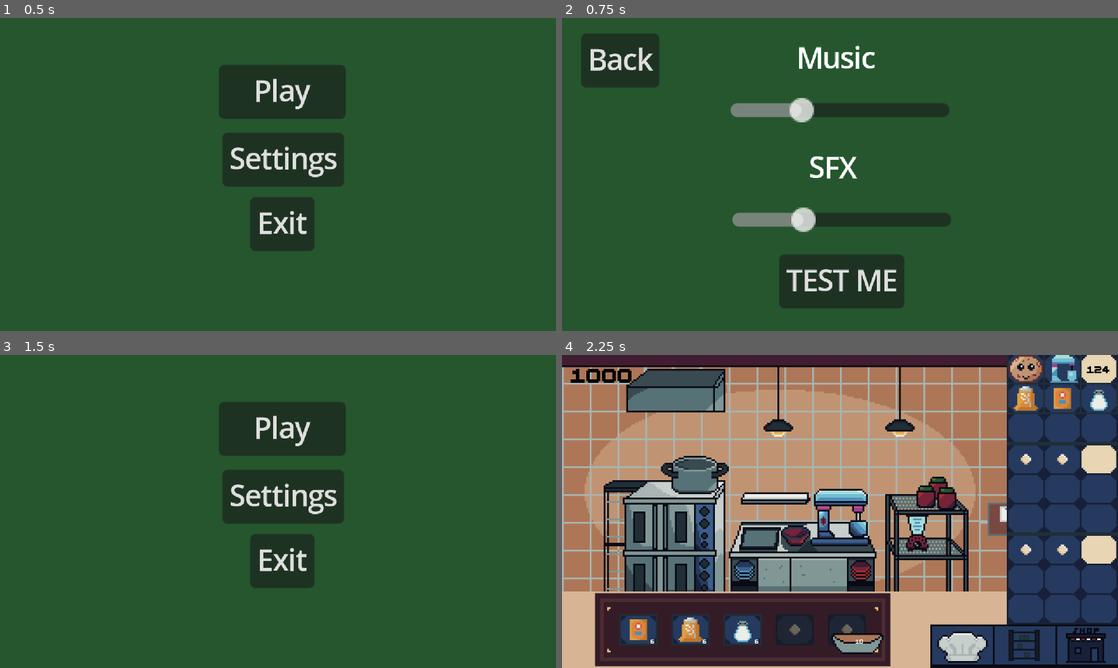
Above: before the commit, frames 1-4 (two rows, left to right).
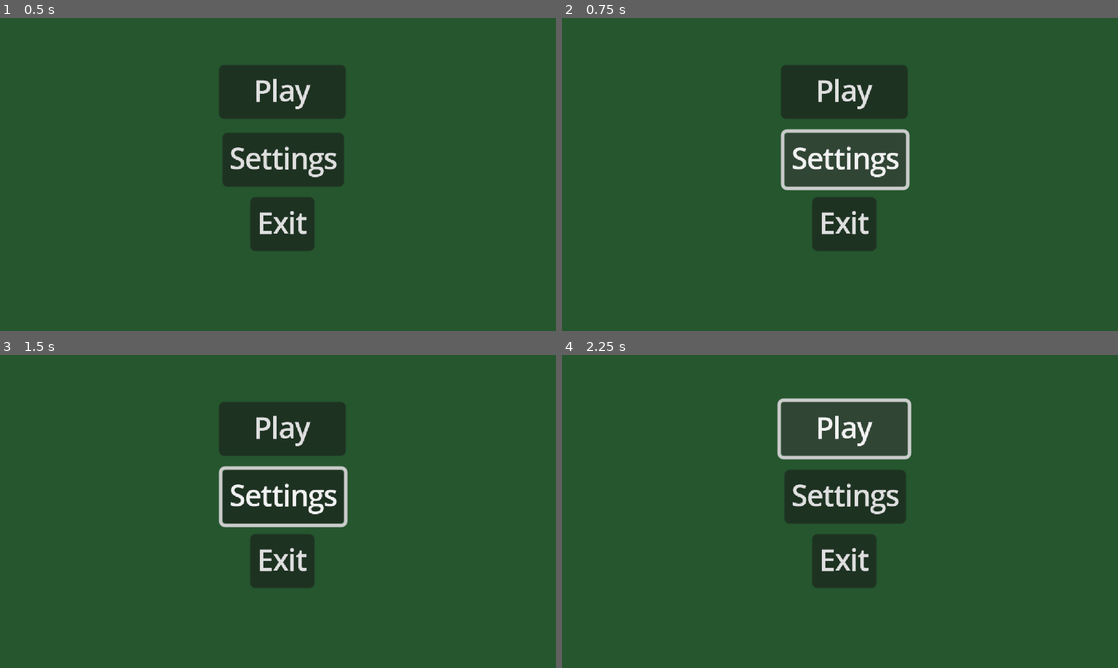
Above: after the commit, the same moments.

Repository: amusci/sweet-treat
Game: Godot game, scene res://Scenes/Areas/UIScenes/title_screen.tscn
Same seed, same stepped clock (60 frames per second), same inputs: the game is played once before the commit and once after it.
Inputs (mouse positions are in pixels of both pictures, inside the frame that each line leads up to):
- Up to frame 1 (0.5 s): no input
- Up to frame 2 (0.75 s): click "Settings" at 0.5 s
- Up to frame 3 (1.5 s): click (55, 398) at 1.25 s, where only the run before the commit has a clickable "Back"
- Up to frame 4 (2.25 s): click "Play" at 2 s

Frame 1 is identical in both runs. In frame 2, 15% of the frame differs, in the area x 3-70%, y 5-93%; in frame 3, 0.9%; in frame 4, 99%, in the area x 0-100%, y 0-100%.
Error after the commit: Invalid access to property or key 'click' on a base object of type 'Node (SFXManager.gd)'. (res://Scripts/UIRelated/title_screen.gd:25)

Commit message:
commit before i break something, i have no clue why scene buttons arent working
i need to fix this

Diff:
--- a/Scenes/Areas/ui.gd
+++ b/Scenes/Areas/ui.gd
@@ -3,8 +3,6 @@
 @onready var pause_menu = $PauseMenu
 @onready var order_container = $OrderContainer
 
-var open_menu = preload("res://Assets/SFX/openmenu.wav")
-var close_menu = preload("res://Assets/SFX/closemenu.wav")
 
 var not_showing := false
 
@@ -20,10 +18,10 @@
 		Engine.time_scale = 1.0 if !not_showing else 0.0
 
 	if not_showing == true and Input.is_action_just_pressed("pause_menu"):
-		SfxManager.play_SFX(open_menu)
+		SfxManager.play_SFX(SfxManager.click)
 		cancel_active_drag()
 	if not_showing == false and Input.is_action_just_pressed("pause_menu"):
-		SfxManager.play_SFX(close_menu)
+		SfxManager.play_SFX(SfxManager.play)
 
 func cancel_active_drag():
 	# Operation AVOID BUGS
--- a/Scenes/NonUpgradables/tablehotbar/inventory_slot.gd
+++ b/Scenes/NonUpgradables/tablehotbar/inventory_slot.gd
@@ -1,5 +1,7 @@
 class_name InventorySlot
 extends Panel
+
+var yrup = preload("res://Assets/SFX/yrup_cult_following.ogg")
 
 @export var item : Resource = null:
 	# The item currently in this slot
@@ -71,6 +73,7 @@
 	if item == null: # Do I really need to explain this Lukas
 		return
 
+	SfxManager.play_SFX(yrup)
 	currently_dragging_slot = self
 	is_right_click_mode = right_click # true or false
 	buttons_disabled = true
--- a/Scripts/UIRelated/settings.gd
+++ b/Scripts/UIRelated/settings.gd
@@ -2,8 +2,6 @@
 
 @onready var music_slider = $MusicSlider
 @onready var SFX_slider = $SFXSlider
-
-var test = preload("res://Assets/SFX/openmenu.wav")
 
 func _ready():
 	# Set slider to saved volume
@@ -20,6 +18,7 @@
 
 func _on_back_pressed():
 	get_tree().change_scene_to_file("res://Scenes/Areas/UIScenes/title_screen.tscn")
+	SfxManager.play_SFX(SfxManager.click)
 
 func _on_test_sfx_pressed():
-	SfxManager.play_SFX(test)
+	SfxManager.play_SFX(SfxManager.no)
--- a/Scripts/UIRelated/title_screen.gd
+++ b/Scripts/UIRelated/title_screen.gd
@@ -14,6 +14,7 @@
 	MusicManager.play_music(music)
 
 func _on_play_pressed() -> void:
+	SfxManager.play_SFX(SfxManager.play)
 	get_tree().change_scene_to_file("res://Scenes/Areas/bakery_playground.tscn")
 	OrderManager.orders_spawning = true
 	OrderManager.clear_all_orders() # Clear all orders because I dont want to rewrite anything ATM
@@ -21,6 +22,7 @@
 	print("Play Pressed")
 
 func _on_settings_pressed() -> void:
+	SfxManager.play_SFX(SfxManager.click)
 	get_tree().change_scene_to_file("res://Scenes/Areas/UIScenes/Settings.tscn")
 	print("Settings Pressed")
 
--- a/default_bus_layout.tres
+++ b/default_bus_layout.tres
@@ -1,7 +1,7 @@
 [gd_resource type="AudioBusLayout" format=3 uid="uid://7wjt2tvs22ed"]
 
 [resource]
-bus/0/volume_db = -80.0
+bus/0/volume_db = -2.91688
 bus/1/name = &"Music"
 bus/1/solo = false
 bus/1/mute = false
Not shown, changed: Assets/SFX/No.wav.import
Not shown, added: Assets/SFX/click.wav.import
Not shown, changed: Assets/SFX/play.wav.import
Not shown, added: Assets/SFX/yrup_cult_following.ogg.import
Not shown, added: Assets/SFX/No.wav
Not shown, added: Assets/SFX/click.wav
Not shown, removed: Assets/SFX/closemenu.wav
Not shown, removed: Assets/SFX/openmenu.wav
Not shown, added: Assets/SFX/play.wav
Not shown, added: Assets/SFX/yrup_cult_following.ogg
